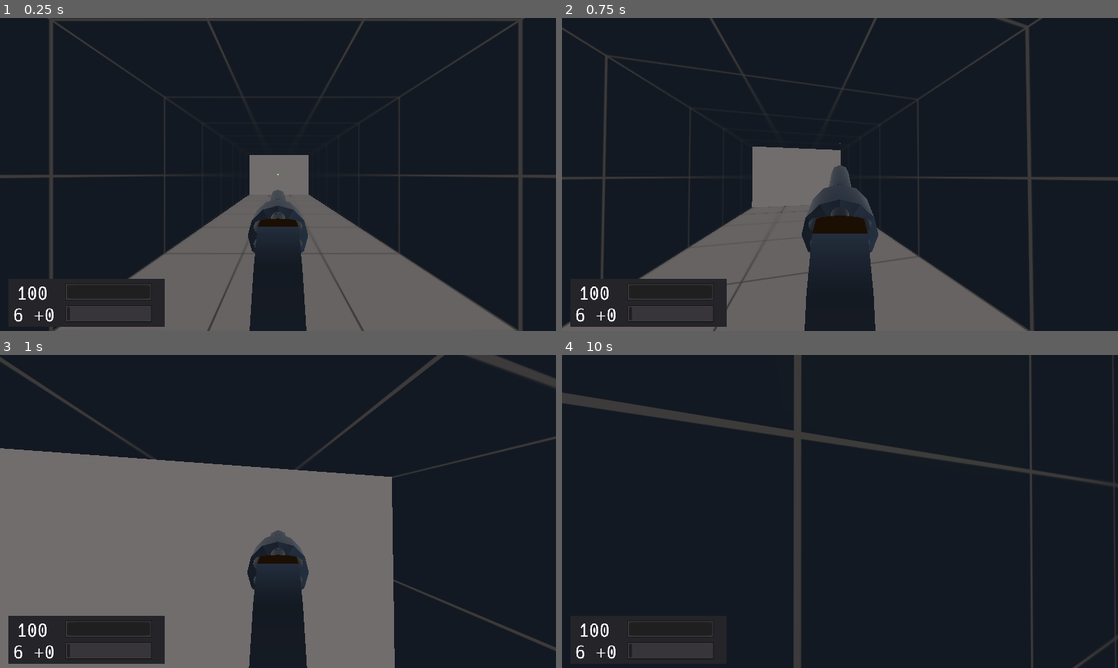
Above: before the commit, frames 1-4 (two rows, left to right).
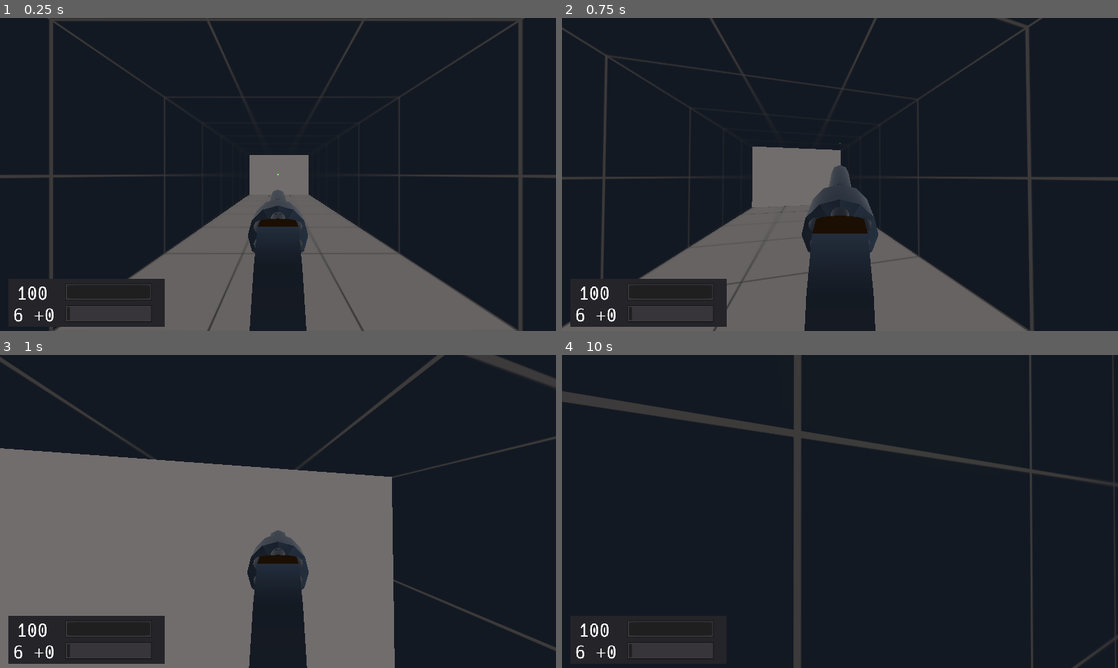
Above: after the commit, the same moments.

Repository: duckinator/keress
Game: Godot game, scene res://levels/Level_003.tscn
Two runs of this game, one before a commit and one after it. Both use one fixed random seed, a clock stepped at 60 frames per second and the inputs below. This scene is started directly instead of the project's main scene.
Inputs (mouse positions are in pixels of both pictures, inside the frame that each line leads up to):
- Up to frame 1 (0.25 s): no input
- Up to frame 2 (0.75 s): tap Enter (ui_accept) at 0.5 s; move the mouse to (867, 174) at 0.52 s; press the mouse at (867, 174) at 0.53 s; hold W (movement_forward) from 0.53 s (still down)
- Up to frame 3 (1 s): keep holding W (movement_forward); tap Space (movement_jump) at 0.77 s
- Up to frame 4 (10 s): move the mouse to (812, 511) at 1.27 s; release the mouse at (812, 511) at 1.28 s; right-click (812, 511) at 1.35 s; tap Space (movement_jump) at 1.52, 3.02, 3.77, 4.52, 6.02, 6.77, 7.52, 9.02, 9.77 s; move the mouse to (851, 505) at 2.02 s; tap Shift (movement_crouch) at 2.1, 8.1 s; move the mouse to (834, 517) at 2.77 s; tap Tab (quick_switch_item) at 2.85, 8.85 s; move the mouse to (878, 514) at 3.52 s; hold 1 3.53-4.28 s; move the mouse to (795, 508) at 4.27 s; tap 2 at 4.35 s; move the mouse to (845, 511) at 5.02 s; hold 3 5.03-5.78 s; move the mouse to (817, 505) at 5.77 s; release W (movement_forward) at 5.78 s; hold D (movement_right) 5.78-6.53 s; tap 4 at 5.85 s; move the mouse to (867, 511) at 6.52 s; press the mouse at (867, 511) at 6.53 s; hold W (movement_forward) 6.53-8.78 s; move the mouse to (812, 511) at 7.27 s; release the mouse at (812, 511) at 7.28 s; right-click (812, 511) at 7.35 s; move the mouse to (851, 505) at 8.02 s; move the mouse to (834, 517) at 8.77 s; hold A (movement_left) 8.78-9.53 s; move the mouse to (878, 514) at 9.52 s; hold W (movement_forward) from 9.53 s (still down); hold 1 from 9.53 s (still down)

Frames 1-3 are identical in both runs. In frame 4, 0.4% of the frame differs, in the area x 0-78%, y 11-35%.

Commit message:
Tweak positions of enemies in level3

Diff:
--- a/src/levels/Level_003.gd
+++ b/src/levels/Level_003.gd
@@ -5,16 +5,16 @@
 var mobs = []
 func _ready():
 	# $Platform
-	spawn_horde(Vector3(-56, 0, 40), Vector2(30, 100), 3)
-	spawn_horde(Vector3(-56, 0, -180), Vector2(30, 100), 3)
+	spawn_horde(Vector3(-56, 3, 40), Vector2(30, 100), 3)
+	spawn_horde(Vector3(-56, 3, -180), Vector2(30, 100), 3)
 
 	# $Platform_Left
-	spawn_horde(Vector3(-370, -27, 150), Vector2(280, 30), 20)
+	spawn_horde(Vector3(-370, -24, 150), Vector2(280, 30), 20)
 	# $Platform_Right
-	spawn_horde(Vector3(-370, -27, -180), Vector2(280, 30), 20)
+	spawn_horde(Vector3(-370, -24, -180), Vector2(280, 30), 20)
 
 	# $Platform_Mid
-	spawn_horde(Vector3(-220, -55, -182), Vector2(30, 400), 16)
+	spawn_horde(Vector3(-220, -52, -182), Vector2(30, 400), 16)
 
 func player_noise(trans, sound, loudness):
 	trans = trans.round()
